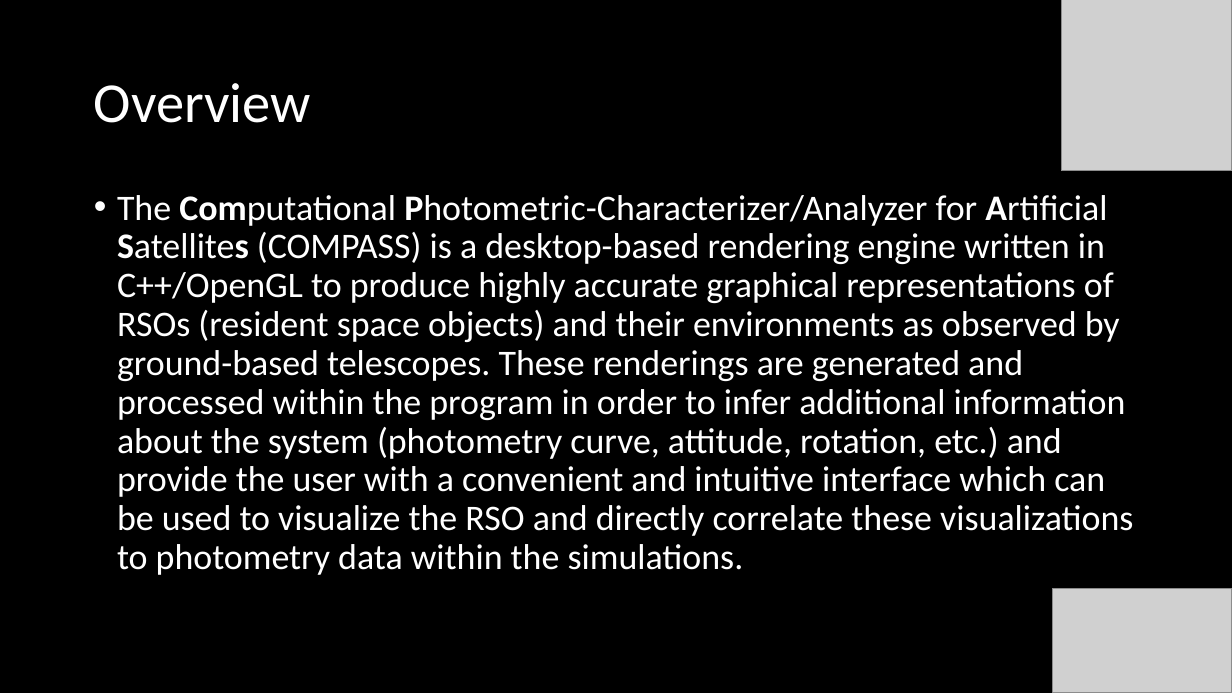
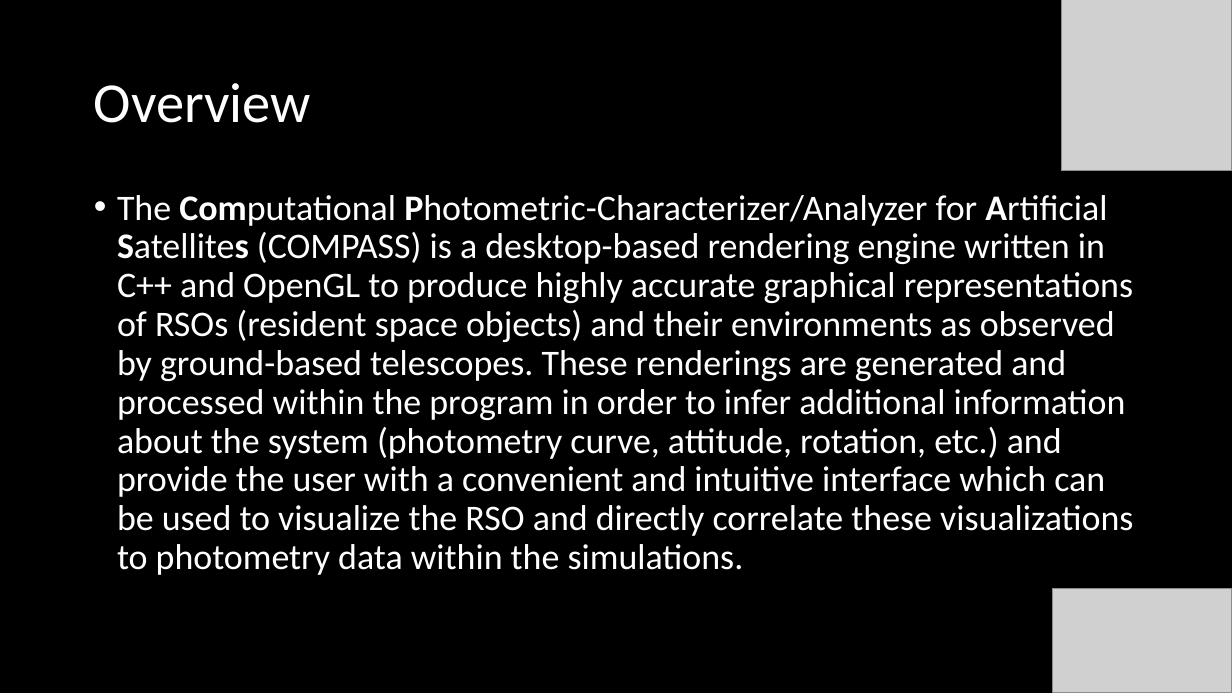
Before and after one commit to henry-valentine/COMPASS, a slide deck: slide 2 of documentation/COMPASS Project Overview.pptx. Drawn at 1232x693 pixels with LibreOffice and Linux fonts; fonts in the diff are those of the drawing; grey boxes stand for pictures. Boxes give left, top, right and bottom in pixels: in the first picture for what was removed or moved away, otherwise in the second. Text is boxed around its words. In the diff, an @@ line names an element or a change of style, - is before the commit and + after.

```diff
--- a/documentation/COMPASS Project Overview.pptx
+++ b/documentation/COMPASS Project Overview.pptx
@@ text at <box>117,195,1133,575</box>: text changed @@
-• The Computational Photometric-Characterizer/Analyzer for Artificial Satellites (COMPASS) is a desktop-based rendering engine written in C++/OpenGL to produce highly accurate graphical representations of RSOs (resident space objects) and their environments as observed by ground-based telescopes. These renderings are generated and processed within the program in order to infer additional information about the system (photometry curve, attitude, rotation, etc.) and provide the user with a convenient and intuitive interface which can be used to visualize the RSO and directly correlate these visualizations to photometry data within the simulations.
+• The Computational Photometric-Characterizer/Analyzer for Artificial Satellites (COMPASS) is a desktop-based rendering engine written in C++ and OpenGL to produce highly accurate graphical representations of RSOs (resident space objects) and their environments as observed by ground-based telescopes. These renderings are generated and processed within the program in order to infer additional information about the system (photometry curve, attitude, rotation, etc.) and provide the user with a convenient and intuitive interface which can be used to visualize the RSO and directly correlate these visualizations to photometry data within the simulations.
```
Also in this commit, not shown: 1 other slide changed, 7 slides removed, 14 other files.
